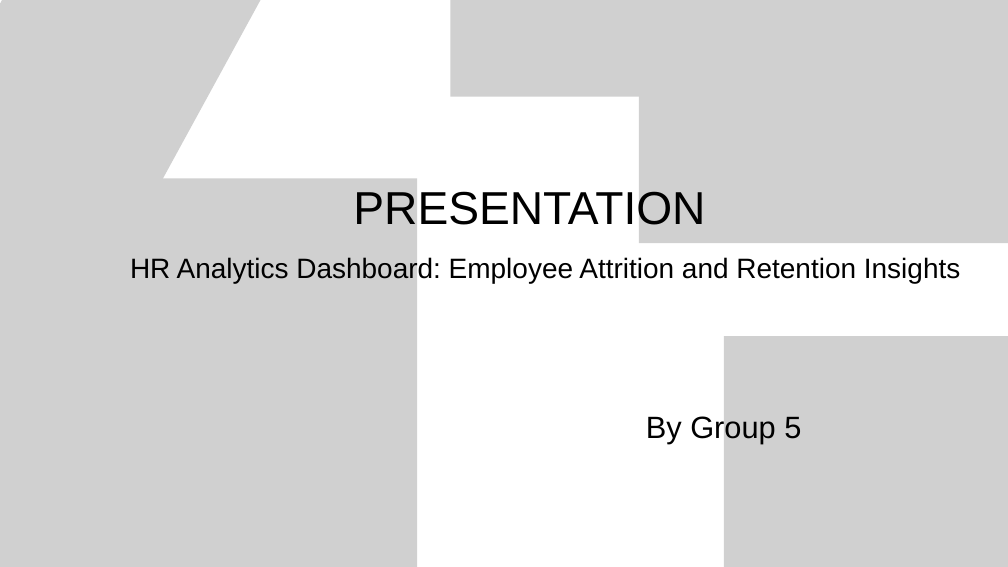
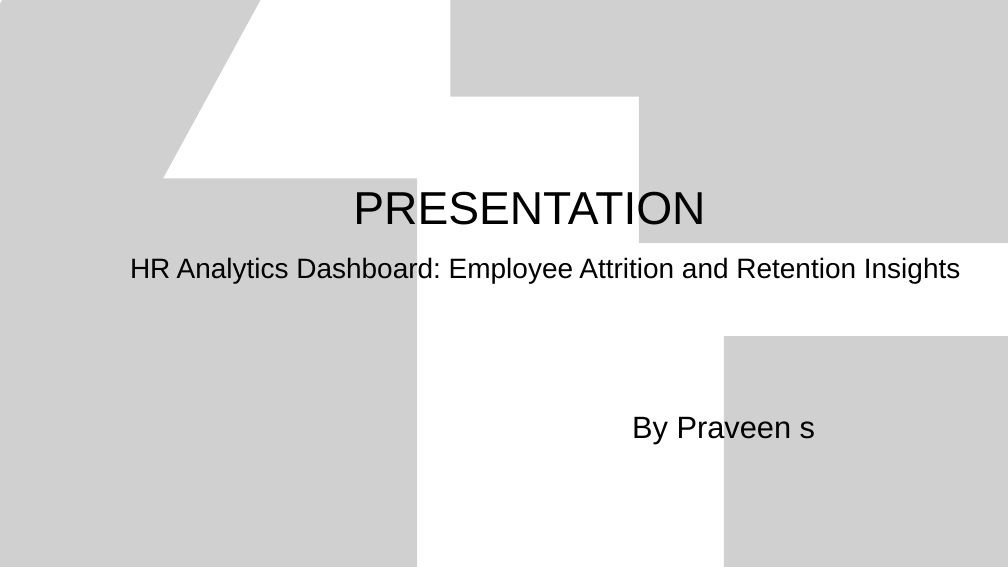
Before and after one commit to praveenmono145-star/HR-Analytics, a slide deck: slide 1 of HR Analytics/Report/HR Presentation Report.pptx. Drawn at 1008x567 pixels with LibreOffice and Linux fonts; fonts in the diff are those of the drawing; grey boxes stand for pictures; background and template pictures are left out. Boxes give left, top, right and bottom in pixels: in the first picture for what was removed or moved away, otherwise in the second. Text is boxed around its words. In the diff, an @@ line names an element or a change of style, - is before the commit and + after.

```diff
--- a/HR Analytics/Report/HR Presentation Report.pptx
+++ b/HR Analytics/Report/HR Presentation Report.pptx
@@ text at box(632, 414, 815, 444): text changed @@
-By Group 5
+By Praveen s
```
Also in this commit, not shown: 1 other slide changed, 1 slide removed.
